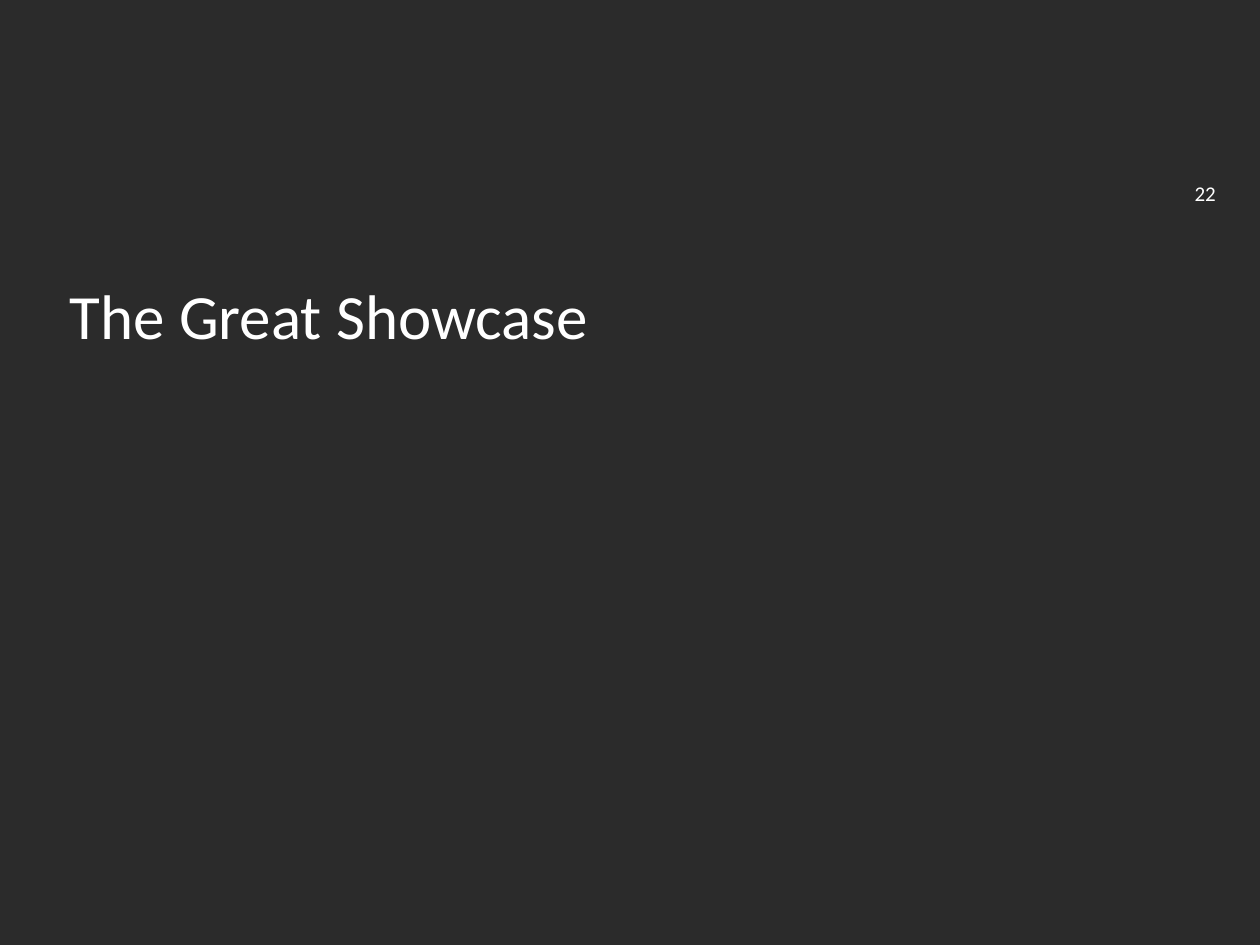
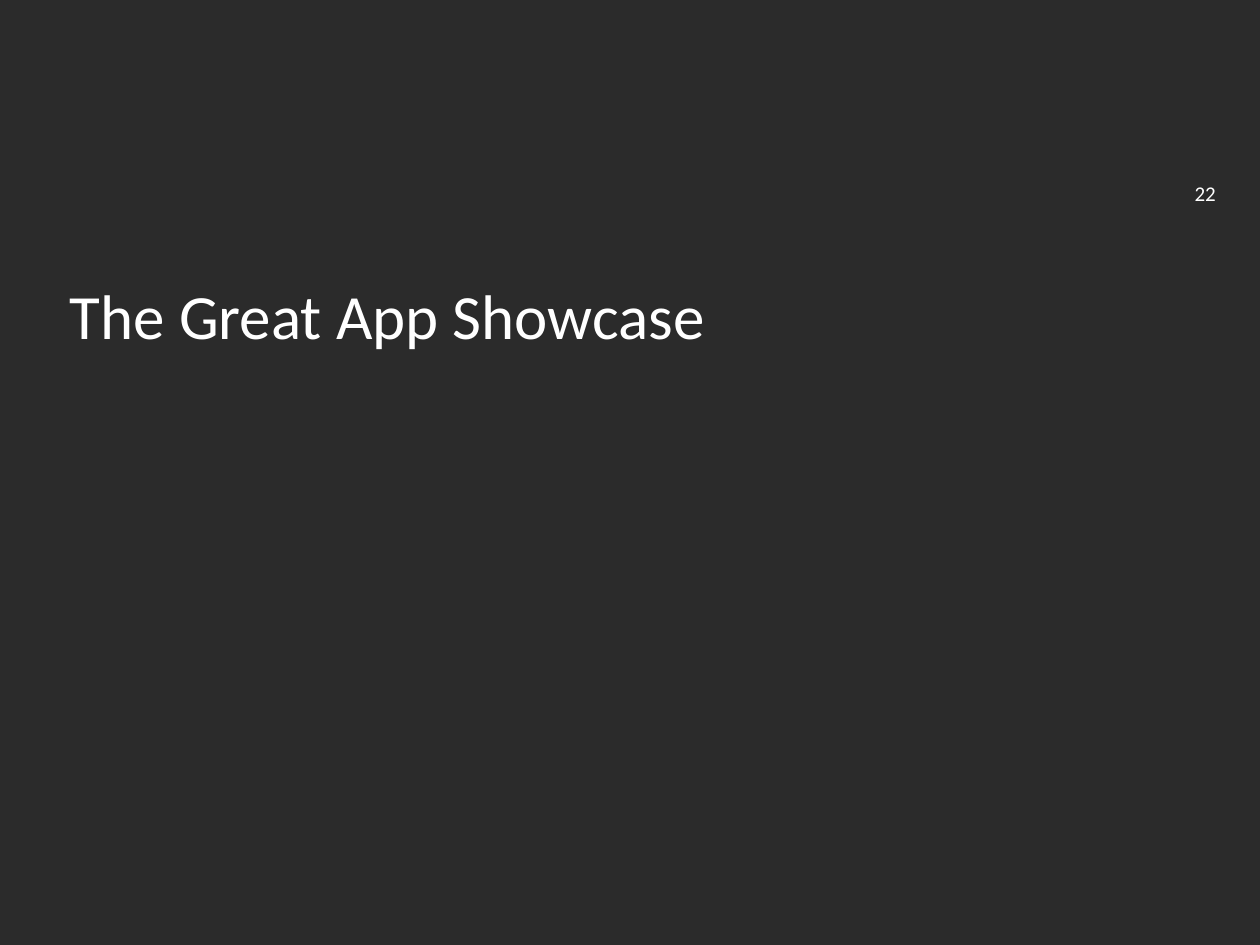
Before and after one commit to jakezhuyi/ECSE321_FTMS, a slide deck: slide 22 of Deliverable_5.pptx. Drawn at 1260x945 pixels with LibreOffice and Linux fonts; fonts in the diff are those of the drawing; background and template pictures are left out; a plain dark background stands for a picture behind light text. Boxes give left, top, right and bottom in pixels: in the first picture for what was removed or moved away, otherwise in the second. Text is boxed around its words. In the diff, an @@ line names an element or a change of style, - is before the commit and + after.

```diff
--- a/Deliverable_5.pptx
+++ b/Deliverable_5.pptx
@@ title at <box>70,295,705,349</box>: text changed @@
-The Great Showcase
+The Great App Showcase
```
Also in this commit, not shown: 3 other slides changed.
